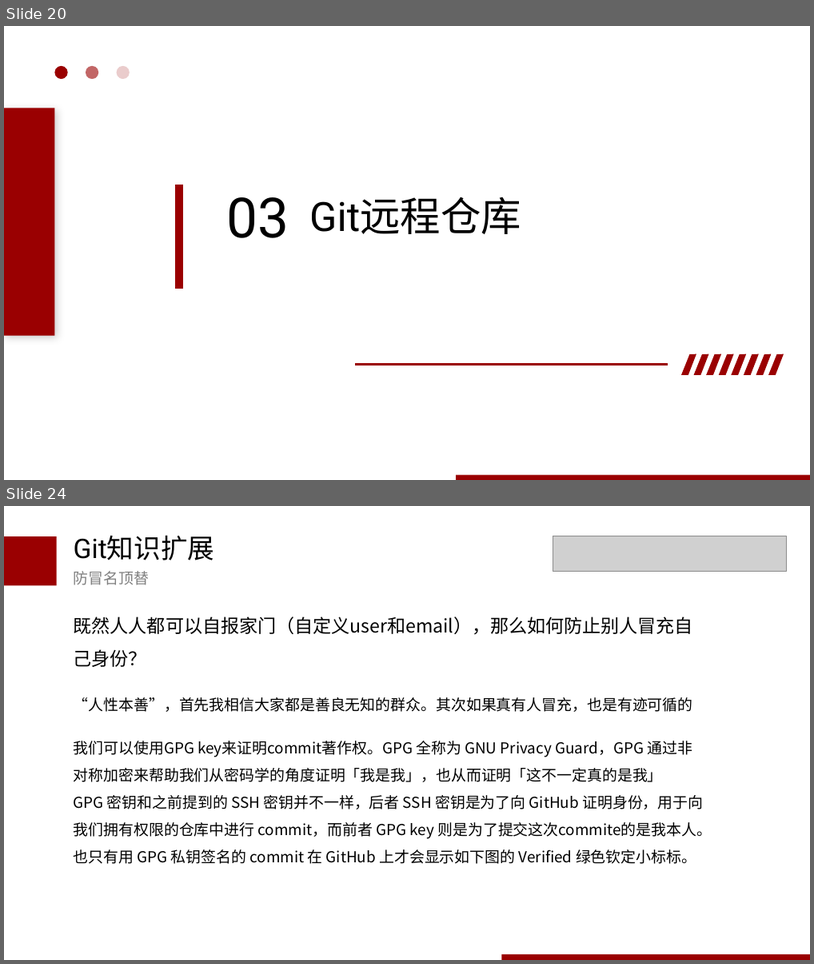
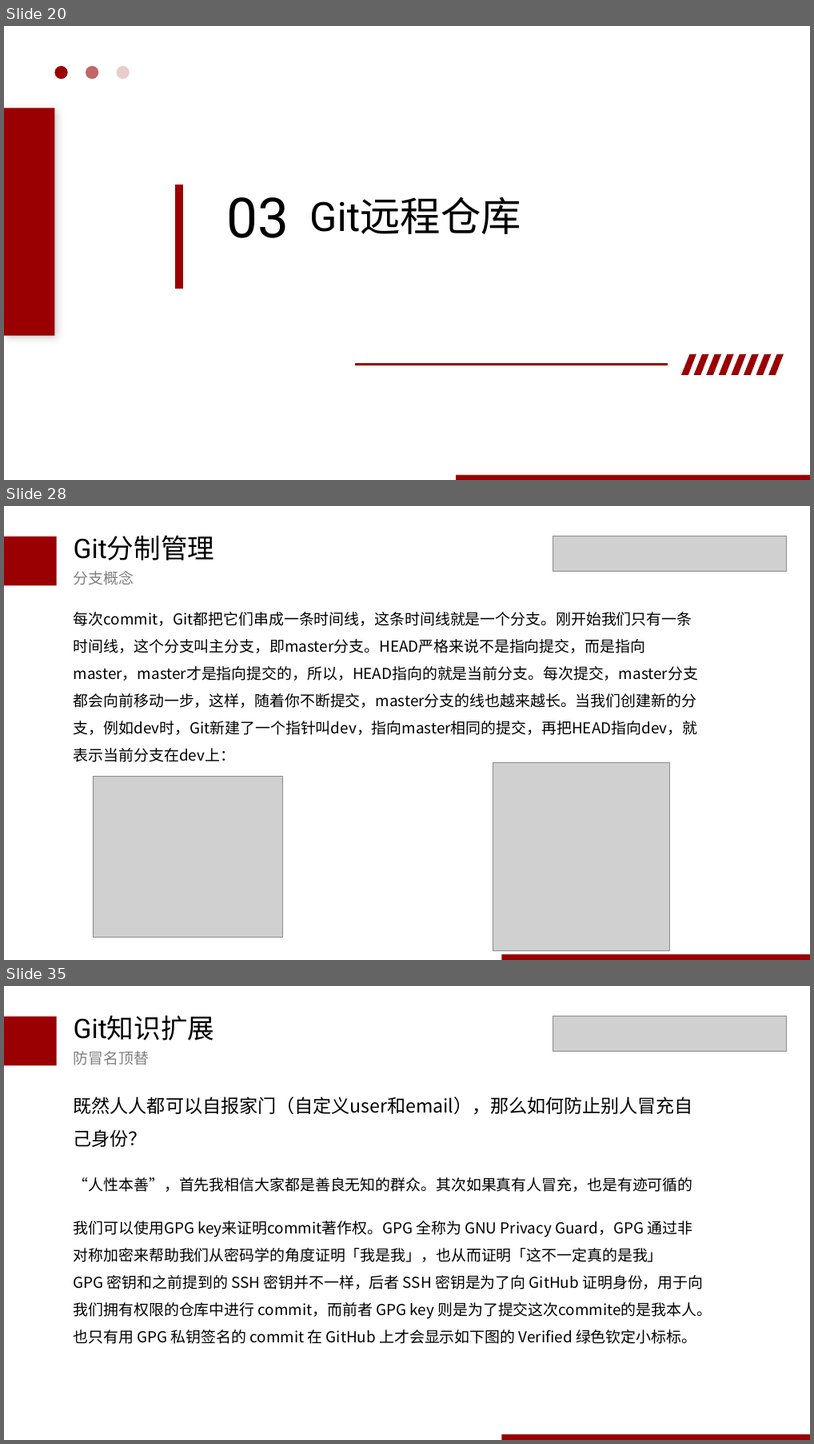
Before and after one commit to wudaoxi1100/blog, a slide deck: ppt/git介绍0325.pptx. Shown one above the other, each under a label of ours: slides 20 and 24 before the commit, slides 20, 28 and 35 after it; the slides between them are not shown. The pictures are 814x964 and 814x1444 pixels, drawn with LibreOffice and Linux fonts; fonts in the diff are those of the drawing; grey boxes stand for pictures. Boxes give left, top, right and bottom in pixels: in the first picture for what was removed or moved away, otherwise in the second. Text is boxed around its words. In the diff, an @@ line names an element or a change of style, - is before the commit and + after.

```diff
--- a/ppt/git介绍0325.pptx
+++ b/ppt/git介绍0325.pptx
@@ slide 28 added at [4, 506, 810, 960], background #FFFFFF @@
@@ rectangle added at [4, 537, 57, 586], fill #9A0001 @@
@@ text added at [74, 535, 215, 560], 32 pt, text #000000 @@
+Git分制管理
@@ picture added at [554, 536, 787, 572] @@
@@ text added at [74, 571, 134, 585], 18 pt, text #808080 @@
+分支概念
@@ text added at [74, 612, 698, 762], 18 pt, text #000000 @@
+每次commit，Git都把它们串成一条时间线，这条时间线就是一个分支。刚开始我们只有一条时间线，这个分支叫主分支，即master分支。HEAD严格来说不是指向提交，而是指向master，master才是指向提交的，所以，HEAD指向的就是当前分支。每次提交，master分支都会向前移动一步，这样，随着你不断提交，master分支的线也越来越长。当我们创建新的分支，例如dev时，Git新建了一个指针叫dev，指向master相同的提交，再把HEAD指向dev，就表示当前分支在dev上：
@@ picture added at [493, 763, 670, 951] @@
@@ picture added at [93, 776, 283, 937] @@
@@ rectangle added at [502, 954, 810, 960], fill #9A0001 @@
@@ what was slide 24 is now slide 35 @@
```
Also in this commit, not shown: 4 slides changed, 10 other slides added, 1 other file.
